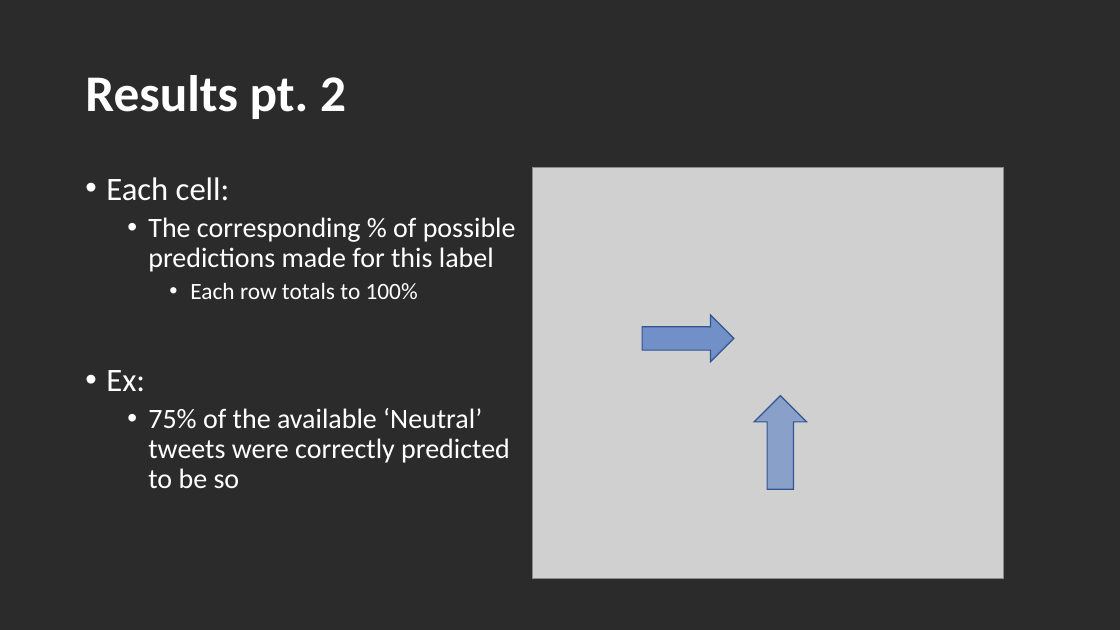
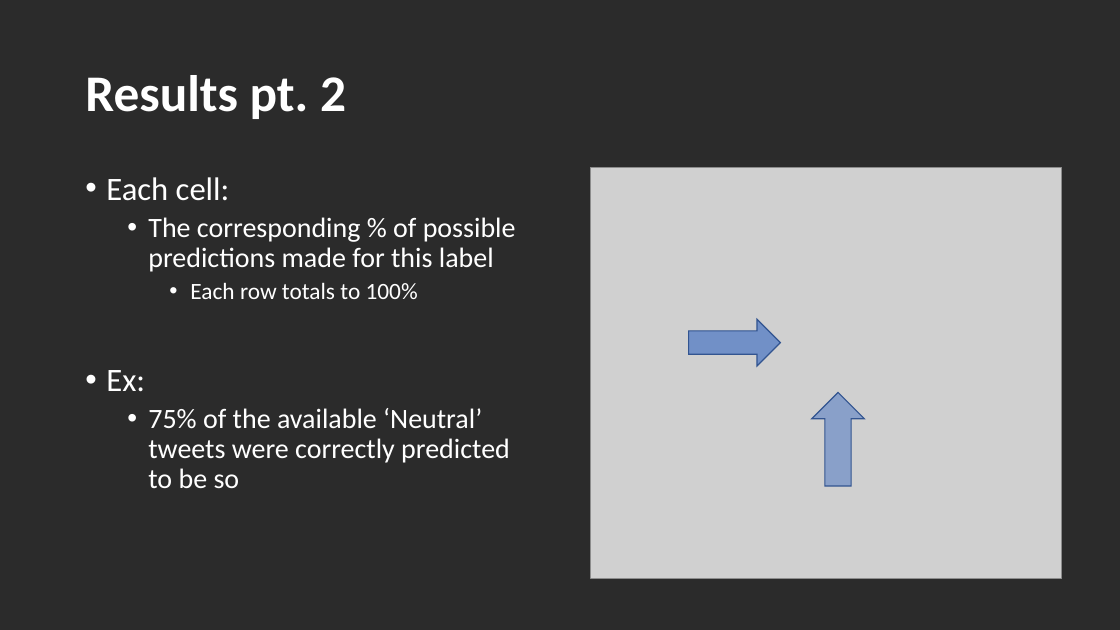
Before and after one commit to dfuller22/Mod4_Proj, a slide deck: slide 9 of Mod4_Exec_Sum.pptx (slide 6 before the commit). Drawn at 1120x630 pixels with LibreOffice and Linux fonts; fonts in the diff are those of the drawing; grey boxes stand for pictures; background and template pictures are left out; a plain dark background stands for a picture behind light text. Boxes give left, top, right and bottom in pixels: in the first picture for what was removed or moved away, otherwise in the second. Text is boxed around its words. In the diff, an @@ line names an element or a change of style, - is before the commit and + after.

```diff
--- a/Mod4_Exec_Sum.pptx
+++ b/Mod4_Exec_Sum.pptx
@@ picture: place and size @@
-picture at box(533, 168, 1004, 579)
+picture at box(591, 168, 1062, 579)
@@ right arrow: place and size @@
-right arrow at box(642, 315, 734, 362)
+right arrow at box(689, 319, 781, 366)
@@ up arrow: place and size @@
-up arrow at box(755, 396, 807, 489)
+up arrow at box(812, 392, 865, 486)
```
Also in this commit, not shown: 5 other slides changed, 3 slides added, 10 other files.
